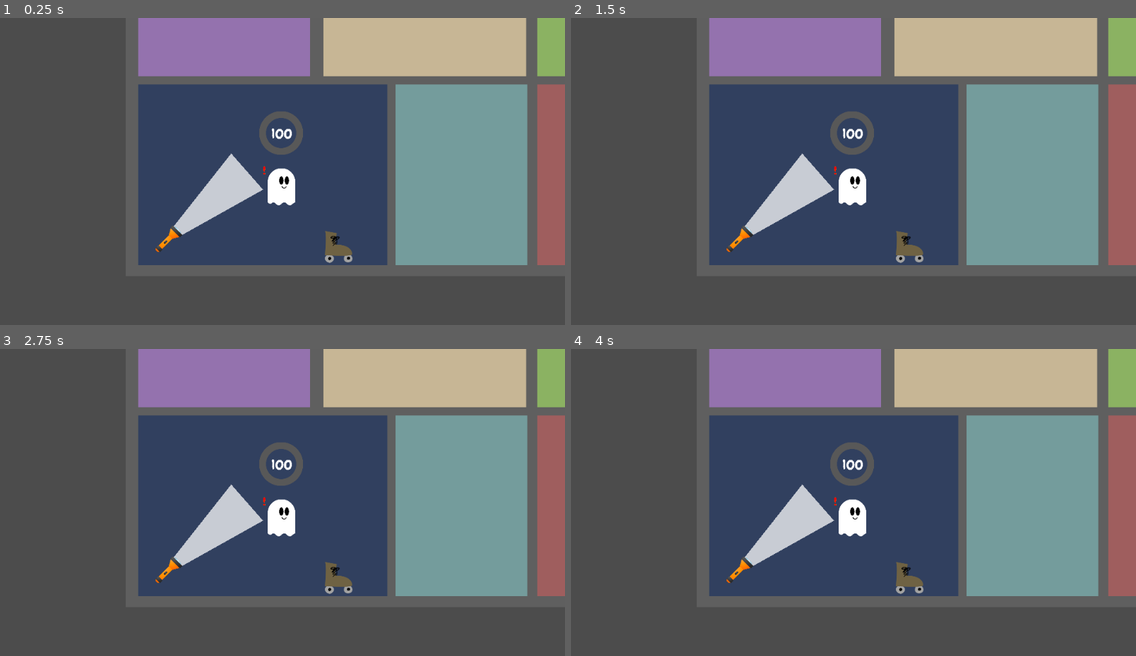
Above: before the commit, frames 1-4 (two rows, left to right).
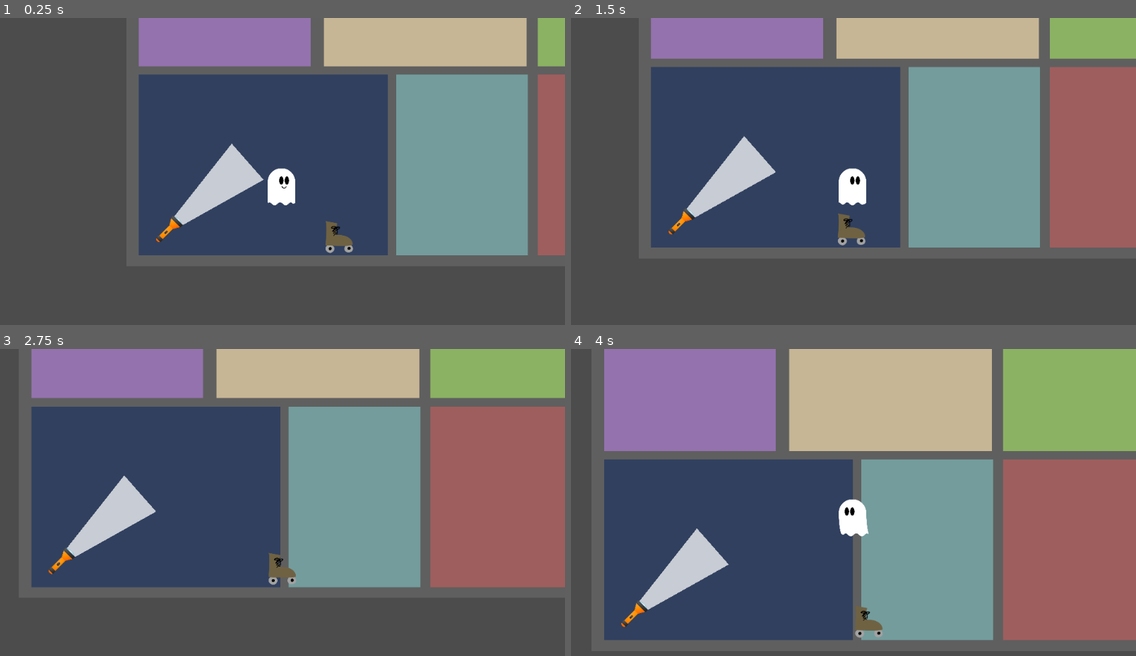
Above: after the commit, the same moments.

Repository: jackmakesthings/boo
Game: Godot game, scene res://scenes/house.tscn
Two runs of this game, one before a commit and one after it. Both use one fixed random seed, a clock stepped at 60 frames per second and the inputs below.
Inputs:
- Up to frame 1 (0.25 s): no input
- Up to frame 2 (1.5 s): tap Enter at 0.5 s; hold Right (move_right) 0.53-1.28 s; hold Space (boo) 0.53-1.28 s; tap F (haunt) at 0.8, 1.35 s; hold Down (move_down) from 1.28 s (still down)
- Up to frame 3 (2.75 s): tap Space (boo) at 1.55 s; release Down (move_down) at 2.03 s; hold Right (move_right) from 2.03 s (still down); hold Space (boo) from 2.03 s (still down); tap F (haunt) at 2.3 s
- Up to frame 4 (4 s): release Right (move_right) at 2.78 s; release Space (boo) at 2.78 s; hold Up (move_up) 2.78-3.53 s; tap F (haunt) at 2.85, 3.8 s; tap Space (boo) at 3.05 s; hold Left (move_left) from 3.53 s (still down); hold Space (boo) from 3.53 s (still down)

The runs differ from the first frame. In frame 1, 9.0% of the frame differs, in the area x 24-100%, y 0-81%; in frame 2, 38%; in frame 3, 53%; in frame 4, 68%, in the area x 5-100%, y 0-95%.
Error before the commit: Parse Error: The identifier "current_state" isn't declared in the current scope. (res://ghost.gd:32)

Commit message:
big progress on haunting!

Diff:
--- a/ghost.gd
+++ b/ghost.gd
@@ -1,4 +1,5 @@
 extends KinematicBody2D
+var root
 
 # KNOBS!
 # To make any variable editor-adjustable,
@@ -15,6 +16,9 @@
 export (float) var health_recharge_rate = 1
 export (float) var health_recharge_delay = 0
 
+# Track whether we're close enough to haunt something
+var nearby_hauntable = null
+
 # Velocity is for physics; to change ghost speed, edit the speed var
 var velocity = Vector2.ZERO
 
@@ -24,24 +28,31 @@
 var time_in_light = 0
 var health = 100
 
-func get_input(_delta):
+enum state {
+	IDLE,
+	MOVING,
+	READY_TO_HAUNT,
+	HAUNTING,
+	POOF
+}
+
+var current_state = state.IDLE
+# not sure i need this to be a func but couldn't hurt
+
+func set_current_state(state):
+	current_state = state
+
+func _enter_tree():
+	root = get_parent()
+
+func _input(event):
+	if Input.is_action_just_pressed('boo'):
+		onBoo()
+	if Input.is_action_just_pressed('haunt'):
+		onHaunt()
+
+func handle_movement(_delta):
 	var input_velocity = Vector2.ZERO
-
-	if Input.is_action_pressed("boo"):
-		print('boo pressed')
-		if current_state == state.IDLE:
-			boo()
-		if current_state == state.MOVING:
-			set_current_state(state.IDLE)
-			boo()
-		if current_state == state.HAUNTING:
-			active_hauntable.onBoo()
-
-	if Input.is_action_pressed("haunt"):
-		print('haunt pressed')
-		if current_state == state.READY_TO_HAUNT:
-			haunt(selected_hauntable)
-
 
 	if Input.is_action_pressed("move_right"):
 		input_velocity.x += 1
@@ -73,13 +84,12 @@
 		$body/torso.play('default')
 		$body/face.position.x = 10.0
 		set_current_state(state.IDLE)
-
 	velocity = move_and_slide(velocity)
 
 
 # This gets called basically every frame
 func _physics_process(_delta):
-	get_input(_delta)
+	handle_movement(_delta)
 
 	# Show/hide "!"
 	if (in_light):
@@ -91,14 +101,15 @@
 			heal(_delta)
 
 	if (health < 100):
+		$health.visible = true
 		$healthWheel.visible = true
 	else:
+		$health.visible = false
 		$healthWheel.visible = false
 
 	var rounded_health = round(health)
 	$health.text = min(100, rounded_health) as String
 	$healthWheel.value = min(100, health)
-
 
 func take_damage(_delta):
 	if (health > 0):
@@ -115,17 +126,32 @@
 func on_light_exited():
 	$body/face.play("happy")
 	$body/face.playing = true
-#
+
+# These conditionals will probably get more robust
+func canBoo():
+	return health >= 100
+
+func canHaunt():
+	return health >= 100 and nearby_hauntable
+
+func onHauntableApproach(hauntable):
+	nearby_hauntable = hauntable
+
+func onHauntableLeave(hauntable):
+	nearby_hauntable = null
+
 func onBoo():
-	# add conditionals here to make sure we are in a boo-ready state
-	print('boo!')
-	$body/face.play('boo')
-	$body/face.playing = true
+	if canBoo():
+		$body/face.play('boo')
+		$body/face.playing = true
+	else:
+		print("can't boo right now!")
 
 func onHaunt():
-	# add conditionals here to check for nearby hauntable
-	print('haunt?')
-
+	if canHaunt():
+		root.active_hauntable = nearby_hauntable
+	else:
+		print("can't haunt right now")
 
 func _ready():
 	$body/bottom.play('default')
--- a/hauntable.gd
+++ b/hauntable.gd
@@ -3,6 +3,14 @@
 extends KinematicBody2D
 export var can_move = false
 export var can_act = true
+
+# Motion - just for testing rn
+export (int) var speed = 500
+export (float) var friction = 0.1
+export (float) var acceleration = 0.2
+var velocity = Vector2.ZERO
+
+var root
 
 enum state {
 	IDLE,
@@ -14,22 +22,32 @@
 
 var current_state = state.IDLE
 
-# Declare member variables here. Examples:
-# var a = 2
-# var b = "text"
-
 
 # Called when the node enters the scene tree for the first time.
 func _ready():
-	pass # Replace with function body.
+	root = get_parent()
+	set_process_input(false)
+	set_physics_process(false)
 
+func handle_movement():
+	var input_velocity = Vector2.ZERO
+	if Input.is_action_pressed("move_right"):
+		input_velocity.x += 1
+		$AnimatedSprite.scale.x = 1
+	if Input.is_action_pressed("move_left"):
+		input_velocity.x -= 1
+		$AnimatedSprite.scale.x = -1
 
-# Called every frame. 'delta' is the elapsed time since the previous frame.
-#func _process(delta):
-#	pass
+	input_velocity = input_velocity.normalized() * speed
+	if input_velocity.length() > 0:
+		velocity = velocity.linear_interpolate(input_velocity, acceleration)
+	else:
+		velocity = velocity.linear_interpolate(Vector2.ZERO, friction)
+	velocity = move_and_slide(velocity)
 
 # helper for checking if something's our ghost,
 # in case this logic needs to change later
+# should probably use collision layers instead
 func is_player(body):
 	return body.has_method('haunt')
 
@@ -37,7 +55,6 @@
 # state change method - there may be a better way to do this?
 func set_current_state(new_state):
 	current_state = new_state
-
 	match current_state:
 		state.IDLE:
 			print('idle')
@@ -50,33 +67,34 @@
 		state.MOVING:
 			print('moving')
 
+# Core input handler
 func _input(event):
-	pass
-
+	if Input.is_action_just_pressed('haunt'):
+		onHaunt()
+	if Input.is_action_just_pressed('boo') and can_act:
+		onBoo()
+#
+func _physics_process(_delta):
+	if can_move:
+		handle_movement()
 
 # these need to talk to the parent scene to update active_hauntable
 func _on_Area2D_body_entered(body):
+	print(body)
+	body.onHauntableApproach(self)
 	if current_state == state.IDLE && is_player(body):
 		set_current_state(state.SELECTED)
-		body.onHauntableApproach(self)
 
 func _on_Area2D_body_exited(body):
+	body.onHauntableLeave(self)
 	if current_state == state.SELECTED && is_player(body):
-		set_current_state(state.SELECTED)
-		body.onHauntableLeave(self)
+		set_current_state(state.IDLE)
 
-# methods to reference from the ghost
 
 func onBoo():
-	# conditionals here for whether this hauntable "can_act"
-	print('spoooooky!')
+	$Label.visible = true
 
 func onHaunt():
-	# this should universally be an "unhaunt" which updates the scene
-	pass
-
-func onMove():
-	# still not sure how exactly to pass the inputs here
-	# put conditionals for can_move, then movement logic if true
-	# maybe velocity or input gets passed as a param here?
-	pass
+	set_physics_process(false)
+	set_process_input(false)
+	root.active_hauntable = null
--- /dev/null
+++ b/level.gd
@@ -0,0 +1,35 @@
+extends Node2D
+
+var active_hauntable setget set_active_hauntable, get_active_hauntable
+onready var player = $ghost
+var holp = Vector2.ZERO
+
+func get_active_hauntable():
+	return active_hauntable
+
+
+func set_active_hauntable(hauntable):
+	# hauntable is null, restore controls to the ghost
+	if (!hauntable):
+		holp = active_hauntable.get_node('origin').global_position
+		active_hauntable.get_node("Camera2D").current = false
+
+		player.set_physics_process(true)
+		player.set_process_input(true)
+		player.global_position = holp
+		player.get_node("Camera2D").current = true
+		player.visible = true
+
+	# hauntable is set, delegate controls
+	else:
+		player.set_physics_process(false)
+		player.set_process_input(false)
+		player.get_node("Camera2D").current = false
+		player.visible = false
+
+		hauntable.set_physics_process(true)
+		hauntable.set_process_input(true)
+		hauntable.get_node("Camera2D").current = true
+
+	active_hauntable = hauntable
+	print(active_hauntable)
--- a/scenes/house.tscn
+++ b/scenes/house.tscn
@@ -1,11 +1,13 @@
-[gd_scene load_steps=5 format=2]
+[gd_scene load_steps=6 format=2]
 
 [ext_resource path="res://scenes/player.tscn" type="PackedScene" id=1]
 [ext_resource path="res://fpo/house-bg-1.png" type="Texture" id=2]
 [ext_resource path="res://scenes/flashlight.tscn" type="PackedScene" id=3]
 [ext_resource path="res://scenes/rollerskate.tscn" type="PackedScene" id=4]
+[ext_resource path="res://level.gd" type="Script" id=5]
 
 [node name="Node2D" type="Node2D"]
+script = ExtResource( 5 )
 
 [node name="background" type="Sprite" parent="."]
 position = Vector2( 1261.2, -131.851 )
@@ -13,9 +15,12 @@
 texture = ExtResource( 2 )
 
 [node name="ghost" parent="." instance=ExtResource( 1 )]
+position = Vector2( 545.589, 321.551 )
 
 [node name="Node2D" parent="." instance=ExtResource( 3 )]
 position = Vector2( 134.454, 491.336 )
 
 [node name="rollerskate" parent="." instance=ExtResource( 4 )]
 position = Vector2( 751, 520 )
+collision_mask = 2
+can_move = true
--- a/scenes/rollerskate.tscn
+++ b/scenes/rollerskate.tscn
@@ -41,7 +41,12 @@
 "speed": 8.0
 } ]
 
+[sub_resource type="RectangleShape2D" id=7]
+extents = Vector2( 55.877, 9.00026 )
+
 [node name="rollerskate" type="KinematicBody2D"]
+position = Vector2( -0.630676, -3.78404 )
+collision_layer = 2
 script = ExtResource( 1 )
 
 [node name="AnimatedSprite" type="AnimatedSprite" parent="."]
@@ -54,5 +59,27 @@
 [node name="CollisionPolygon2D" type="CollisionPolygon2D" parent="Area2D"]
 position = Vector2( -0.420441, -0.630676 )
 polygon = PoolVector2Array( -67.4925, -82.4742, 23.1141, -78.4799, 35.0969, -37.276, 64.5283, -17.5149, 78.1928, 67.8361, -87.674, 68.0463 )
+
+[node name="origin" type="Position2D" parent="."]
+position = Vector2( 0, -200 )
+
+[node name="Camera2D" type="Camera2D" parent="."]
+position = Vector2( 0, -200 )
+zoom = Vector2( 2, 2 )
+
+[node name="Label" type="Label" parent="."]
+visible = false
+margin_left = -24.0
+margin_top = -112.0
+margin_right = 16.0
+margin_bottom = -98.0
+text = "BOO!"
+__meta__ = {
+"_edit_use_anchors_": false
+}
+
+[node name="CollisionShape2D" type="CollisionShape2D" parent="."]
+position = Vector2( 0.743256, 30.0275 )
+shape = SubResource( 7 )
 [connection signal="body_entered" from="Area2D" to="." method="_on_Area2D_body_entered"]
 [connection signal="body_exited" from="Area2D" to="." method="_on_Area2D_body_exited"]
Not shown: 1 places in scenes/rollerskate.tscn that only renumber resources
